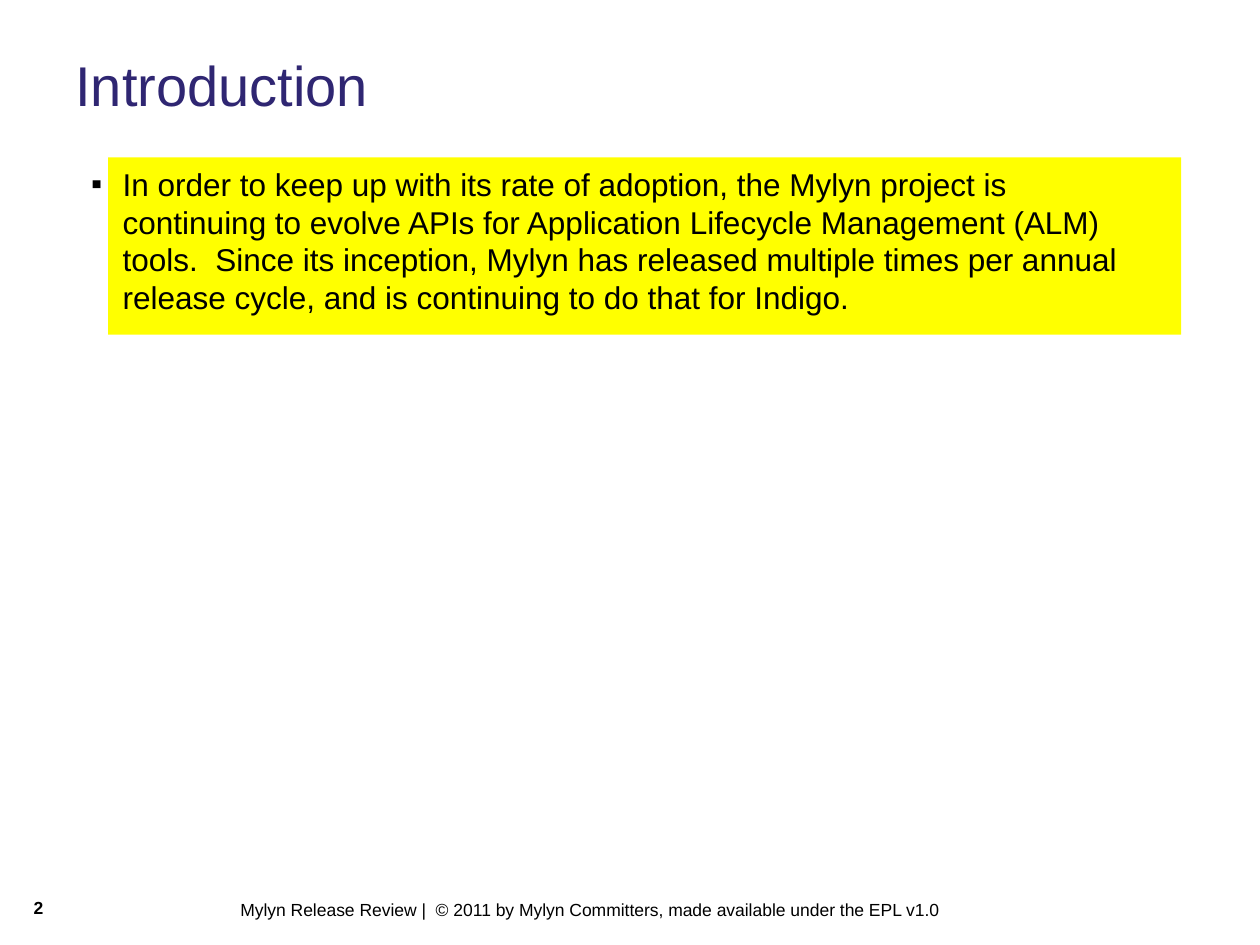
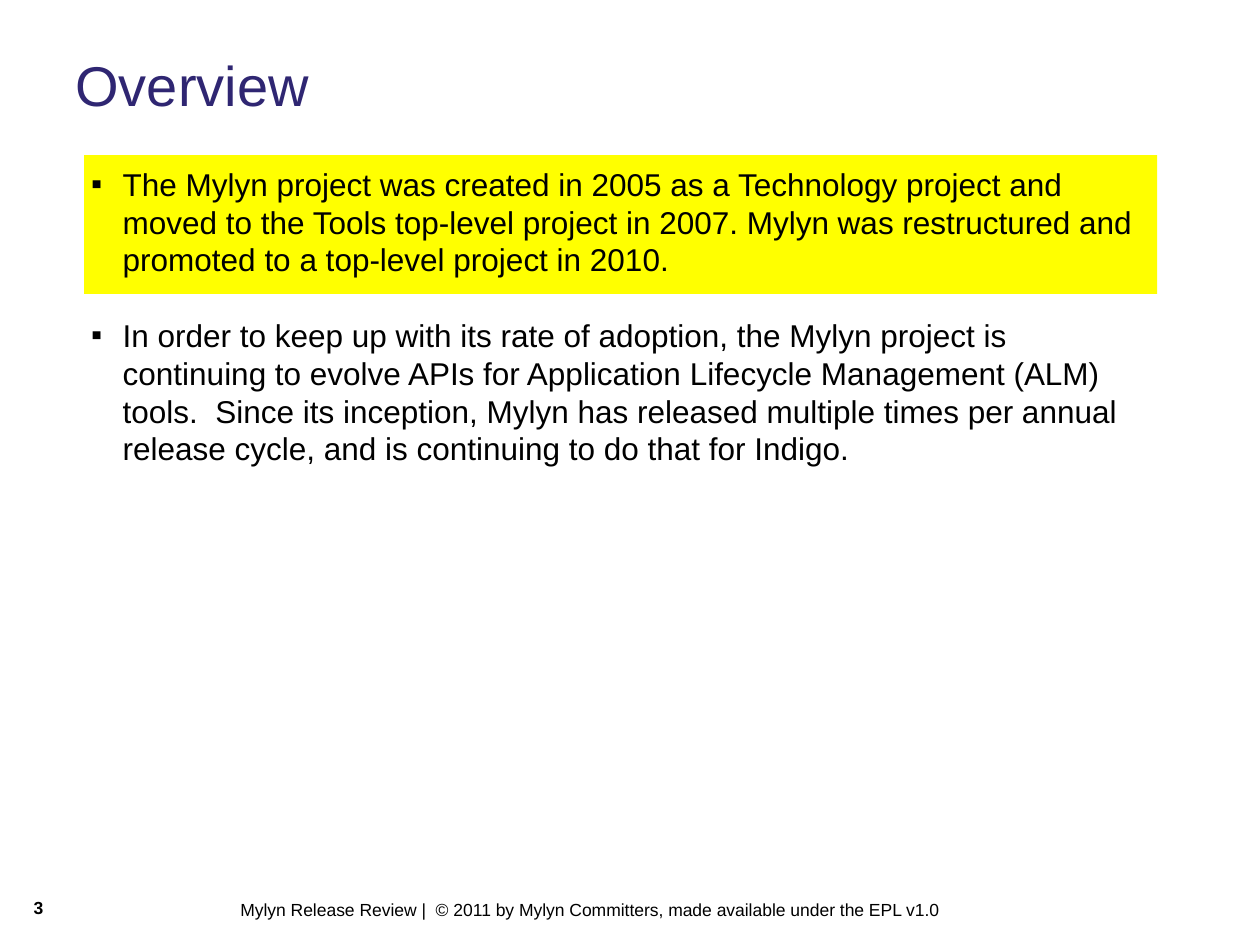
Before and after one commit to eclipse-mylyn/mylyn-website, a slide deck: slide 3 of publications/2011-03-mylyn-3.5-release-review.ppt (slide 2 before the commit). Drawn at 1260x945 pixels with LibreOffice and Linux fonts; fonts in the diff are those of the drawing; background and template pictures are left out. Boxes give left, top, right and bottom in pixels: in the first picture for what was removed or moved away, otherwise in the second. Text is boxed around its words. In the diff, an @@ line names an element or a change of style, - is before the commit and + after.

Commit message:
NEW - bug 317648: [release] plan Mylyn 3.5 release https://bugs.eclipse.org/bugs/show_bug.cgi?id=317648

```diff
--- a/publications/2011-03-mylyn-3.5-release-review.ppt
+++ b/publications/2011-03-mylyn-3.5-release-review.ppt
@@ text at (x1=75, y1=65, x2=308, y2=107): text changed @@
-Introduction
+Overview
@@ rectangle resized from (x1=108, y1=158, x2=1182, y2=335) to (x1=84, y1=155, x2=1158, y2=294) @@
@@ text at (x1=123, y1=173, x2=1132, y2=277): paragraph added @@
+▪ The Mylyn project was created in 2005 as a Technology project and moved to the Tools top-level project in 2007. Mylyn was restructured and promoted to a top-level project in 2010.
@@ page number at (x1=34, y1=901, x2=44, y2=915): text changed @@
-2
+3
```
Also in this commit, not shown: 2 other slides changed, 1 slide added, 2 other files.
